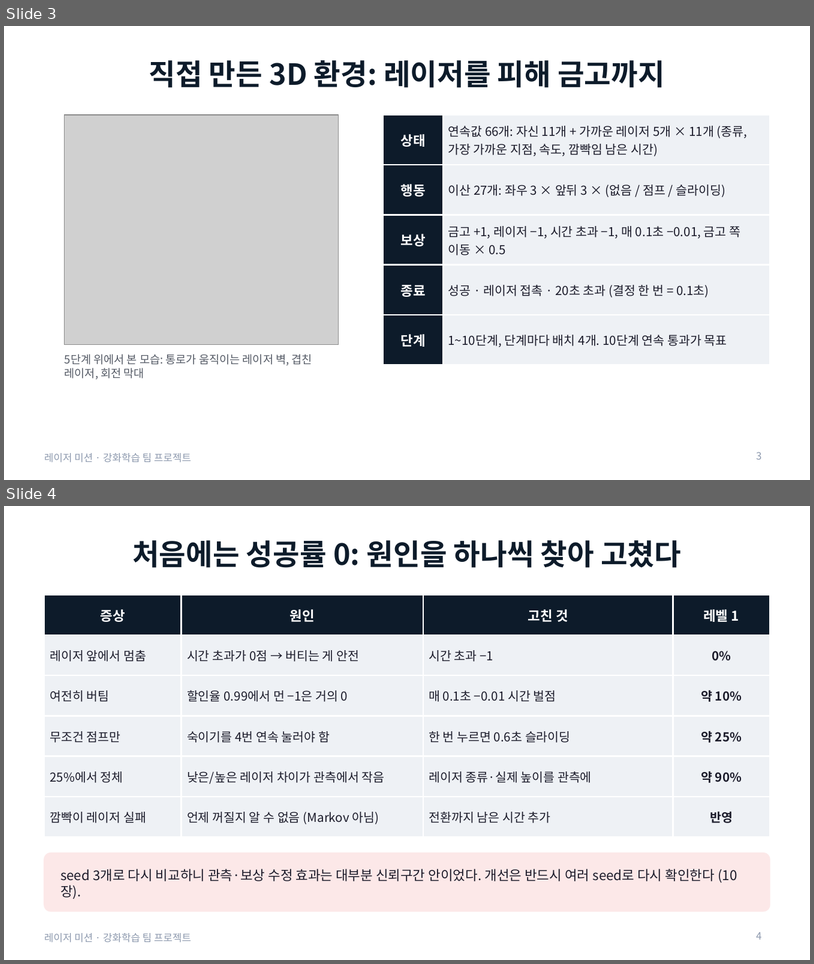
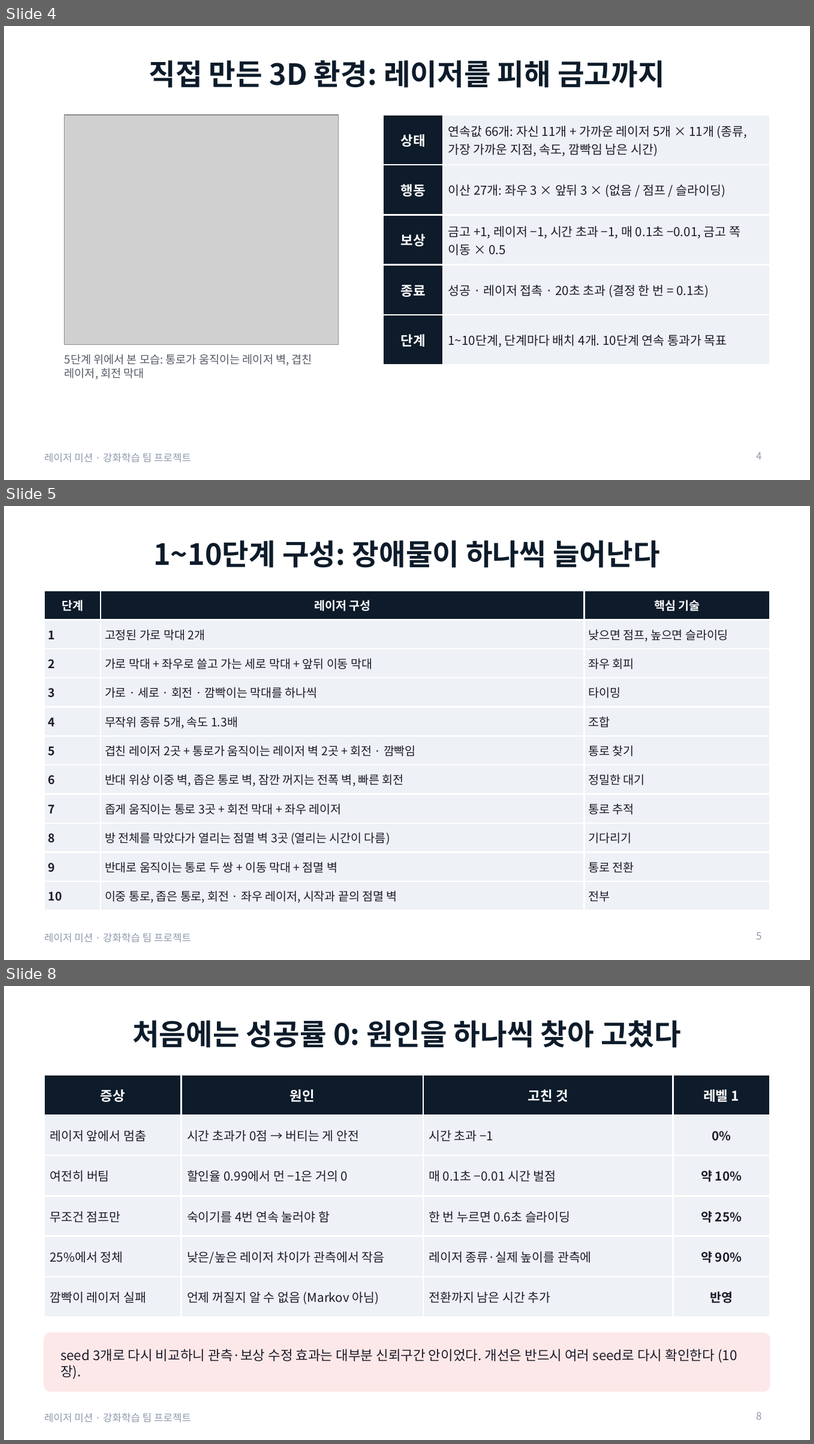
Before and after one commit to changxeokSong/reinforcement_learning, a slide deck: docs/LaserMission_presentation.pptx. Shown one above the other, each under a label of ours: slides 3 and 4 before the commit, slides 4, 5 and 8 after it; the slides between them are not shown. The pictures are 814x964 and 814x1444 pixels, drawn with LibreOffice and Linux fonts; fonts in the diff are those of the drawing; grey boxes stand for pictures. Boxes give left, top, right and bottom in pixels: in the first picture for what was removed or moved away, otherwise in the second. Text is boxed around its words. In the diff, an @@ line names an element or a change of style, - is before the commit and + after.

Commit message:
레이저 발표 자료 보강: 목표, 단계 구성, State·Action·Reward, 알고리즘·하이퍼파라미터, 구현 검증, 평가 지표, 실험 목록, 최종 빌드 재비교, 6단계 설계 수정과 충돌 예측, 기여, 참고 자료 (32장)

```diff
--- a/docs/LaserMission_presentation.pptx
+++ b/docs/LaserMission_presentation.pptx
@@ slide 5 added at <box>4,506,810,960</box>, background #FFFFFF; not listed: 1 template element that a slide beside it also shows @@
@@ title added at <box>153,540,660,568</box>, 26 pt, text #0D1B2A, bold @@
+1~10단계 구성: 장애물이 하나씩 늘어난다
@@ table added at <box>44,591,770,905</box>, 11 rows, 3 columns @@
+단계 | 레이저 구성 | 핵심 기술
+1 | 고정된 가로 막대 2개 | 낮으면 점프, 높으면 슬라이딩
+2 | 가로 막대 + 좌우로 쓸고 가는 세로 막대 + 앞뒤 이동 막대 | 좌우 회피
+3 | 가로 · 세로 · 회전 · 깜빡이는 막대를 하나씩 | 타이밍
+4 | 무작위 종류 5개, 속도 1.3배 | 조합
+5 | 겹친 레이저 2곳 + 통로가 움직이는 레이저 벽 2곳 + 회전 · 깜빡임 | 통로 찾기
+6 | 반대 위상 이중 벽, 좁은 통로 벽, 잠깐 꺼지는 전폭 벽, 빠른 회전 | 정밀한 대기
+7 | 좁게 움직이는 통로 3곳 + 회전 막대 + 좌우 레이저 | 통로 추적
+8 | 방 전체를 막았다가 열리는 점멸 벽 3곳 (열리는 시간이 다름) | 기다리기
+9 | 반대로 움직이는 통로 두 쌍 + 이동 막대 + 점멸 벽 | 통로 전환
+10 | 이중 통로, 좁은 통로, 회전 · 좌우 레이저, 시작과 끝의 점멸 벽 | 전부
@@ page number added at <box>756,932,762,939</box>, 9 pt, text #8D99AE @@
+5
@@ what was slide 3 is now slide 4 @@
@@ page number at <box>756,452,762,459</box>: text changed @@
-3
+4
@@ what was slide 4 is now slide 8 @@
@@ page number at <box>756,1411,762,1419</box>: text changed @@
-4
+8
```
Also in this commit, not shown: 7 slides changed, 14 other slides added, 3 other files.
